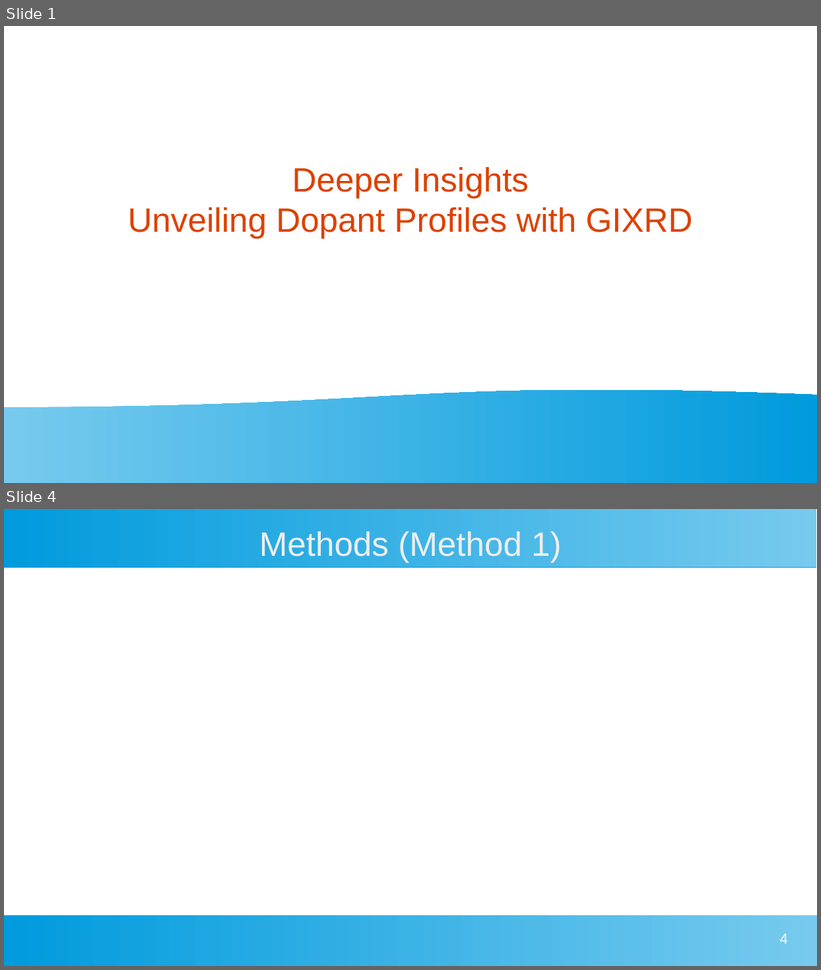
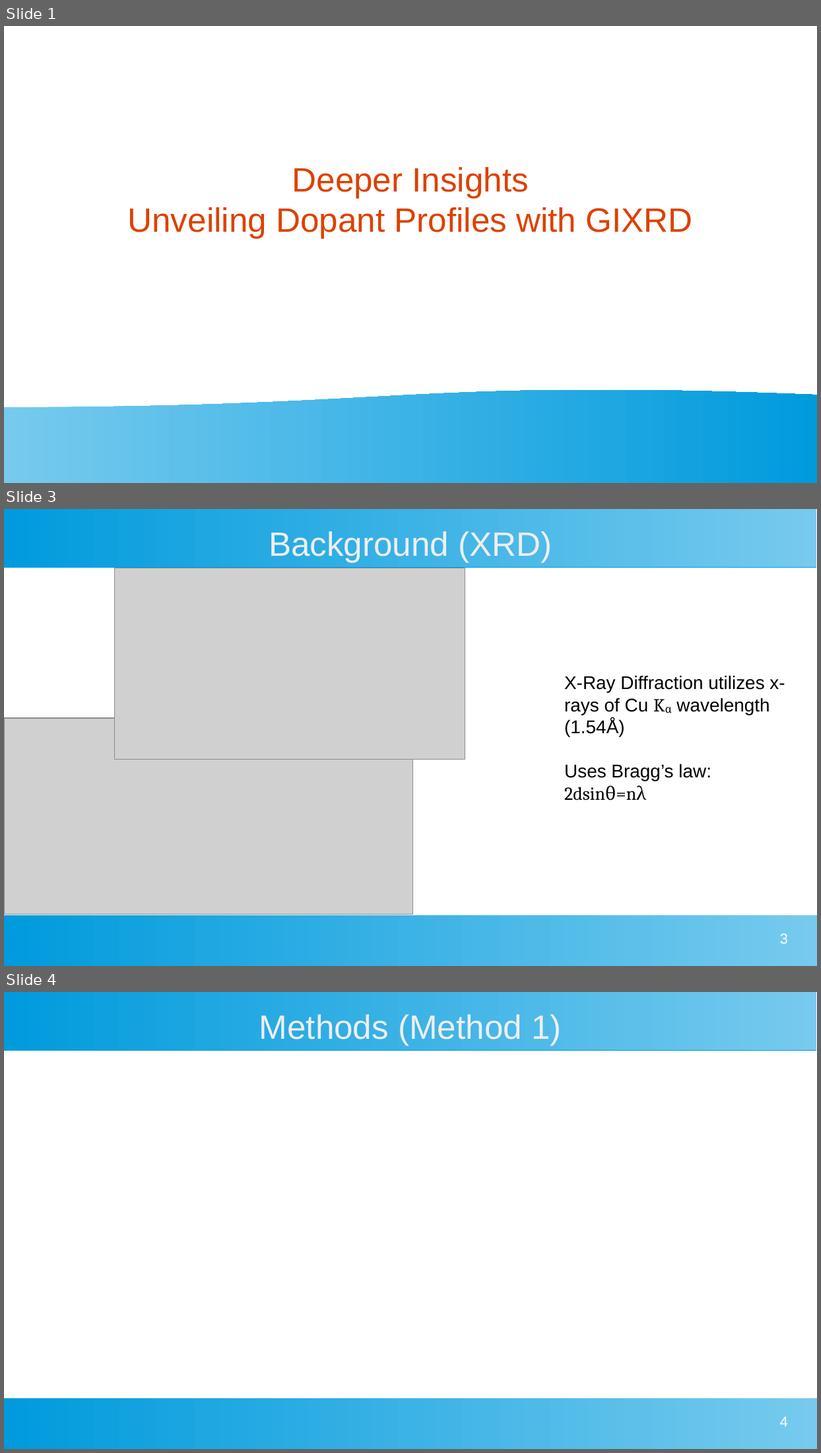
Before and after one commit to MarkS5001/GIXRD-Thesis, a slide deck: Thesis Defense Presentation.odp. Shown one above the other, each under a label of ours: slides 1 and 4 before the commit, slides 1, 3 and 4 after it; the slides between them are not shown. The pictures are 821x970 and 821x1453 pixels, drawn with LibreOffice and Linux fonts; fonts in the diff are those of the drawing; grey boxes stand for pictures. Boxes give left, top, right and bottom in pixels: in the first picture for what was removed or moved away, otherwise in the second. Text is boxed around its words. In the diff, an @@ line names an element or a change of style, - is before the commit and + after.

Commit message:
Wrote first draft of background sections

```diff
--- a/Thesis Defense Presentation.odp
+++ b/Thesis Defense Presentation.odp
@@ slide 3 added at [4, 509, 817, 966], background #FFFFFF; not listed: 2 template elements that a slide beside it also shows @@
@@ title added at [269, 531, 552, 562], 33 pt, text #EEEEEE @@
+Background (XRD)
@@ picture added at [115, 568, 465, 759] @@
@@ text added at [564, 675, 785, 782], 18 pt, text #000000 @@
+X-Ray Diffraction utilizes x-rays of Cu Kα wavelength (1.54Å)
+Uses Bragg’s law:
+2dsinθ=nλ
@@ picture added at [4, 719, 413, 915] @@
@@ page number added at [780, 934, 788, 944], 14 pt, text #FFFFFF @@
+3
```
Also in this commit, not shown: 1 other slide added, 2 slides removed.
